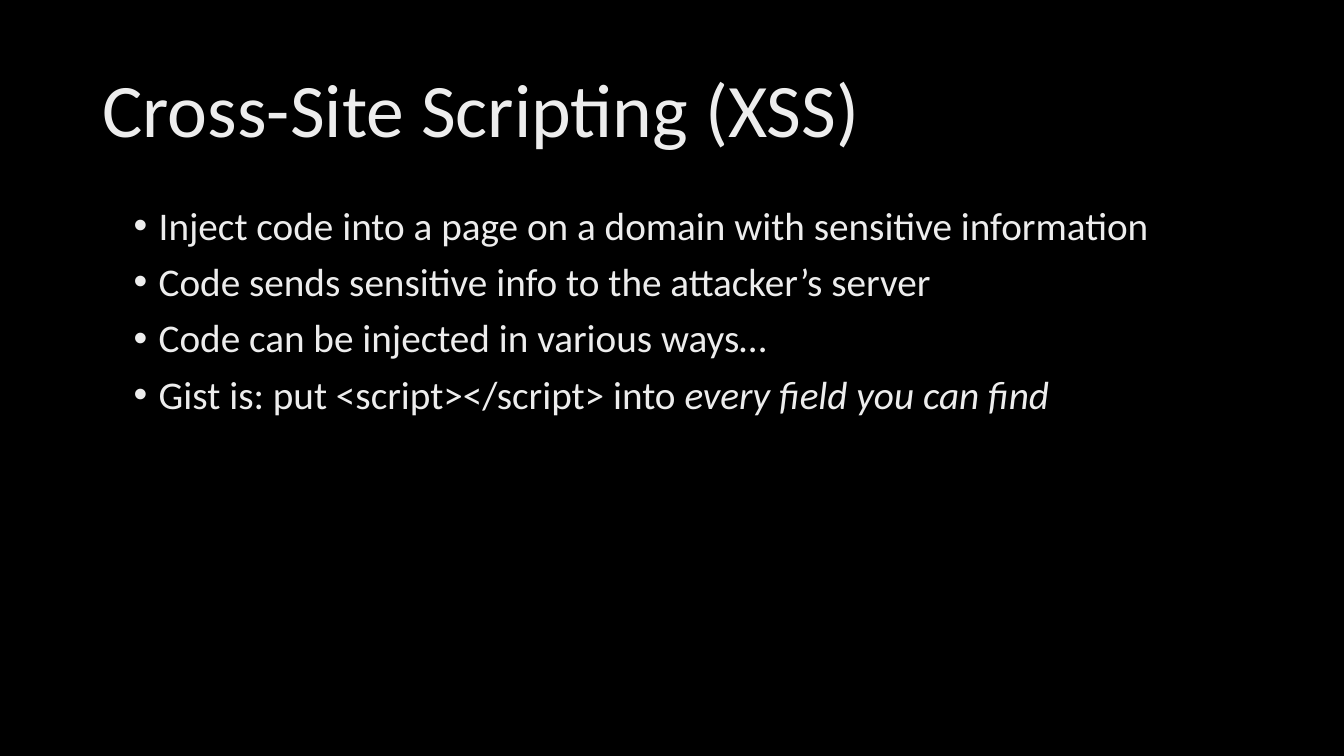
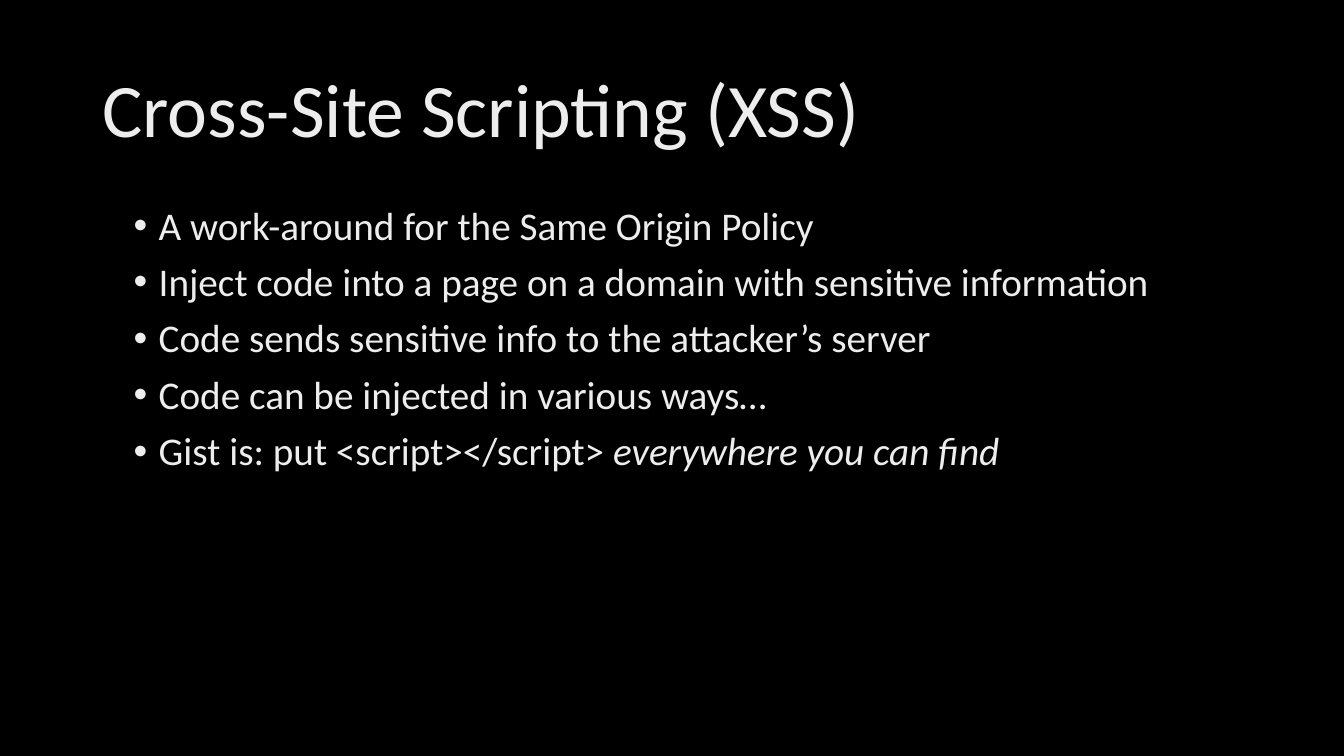
Before and after one commit to mserrano/talks, a slide deck: slide 15 of crashcourse-websec/slides.pptx (slide 17 before the commit). Drawn at 1344x756 pixels with LibreOffice and Linux fonts; fonts in the diff are those of the drawing; background and template pictures are left out. Boxes give left, top, right and bottom in pixels: in the first picture for what was removed or moved away, otherwise in the second. Text is boxed around its words. In the diff, an @@ line names an element or a change of style, - is before the commit and + after.

```diff
--- a/crashcourse-websec/slides.pptx
+++ b/crashcourse-websec/slides.pptx
@@ text at bbox=[159, 212, 813, 247]: paragraph added @@
+• A work-around for the Same Origin Policy
@@ text at bbox=[159, 437, 999, 472]: text changed @@
-• Gist is: put <script></script> into every field you can find
+• Gist is: put <script></script> everywhere you can find
```
Also in this commit, not shown: 11 other slides changed, 2 slides added, 1 slide removed.
